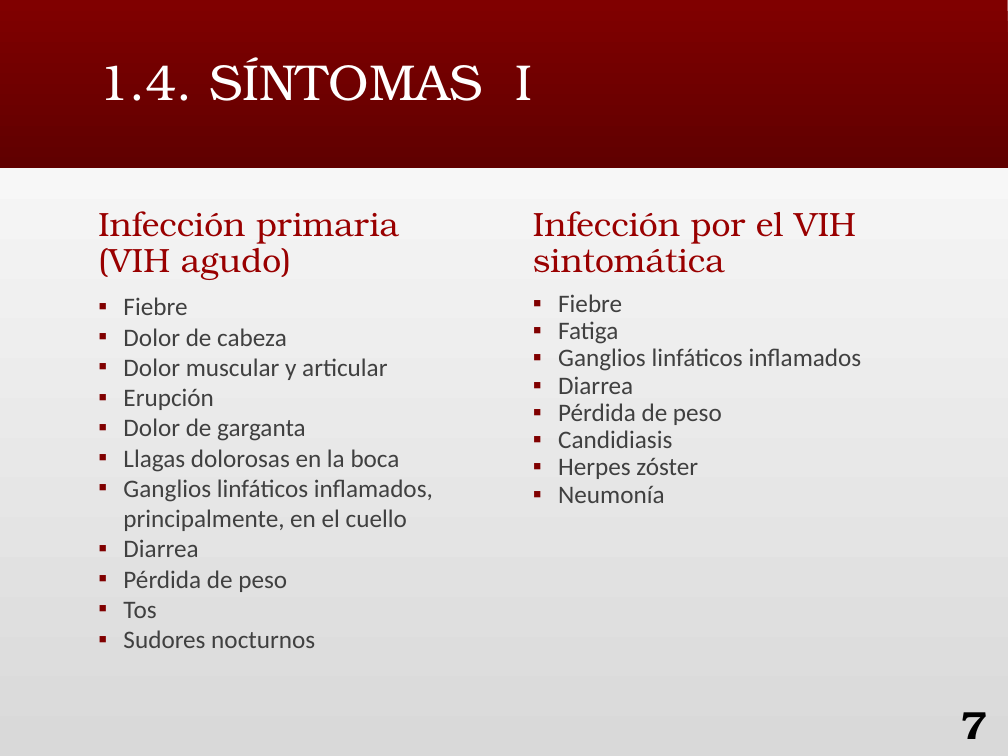
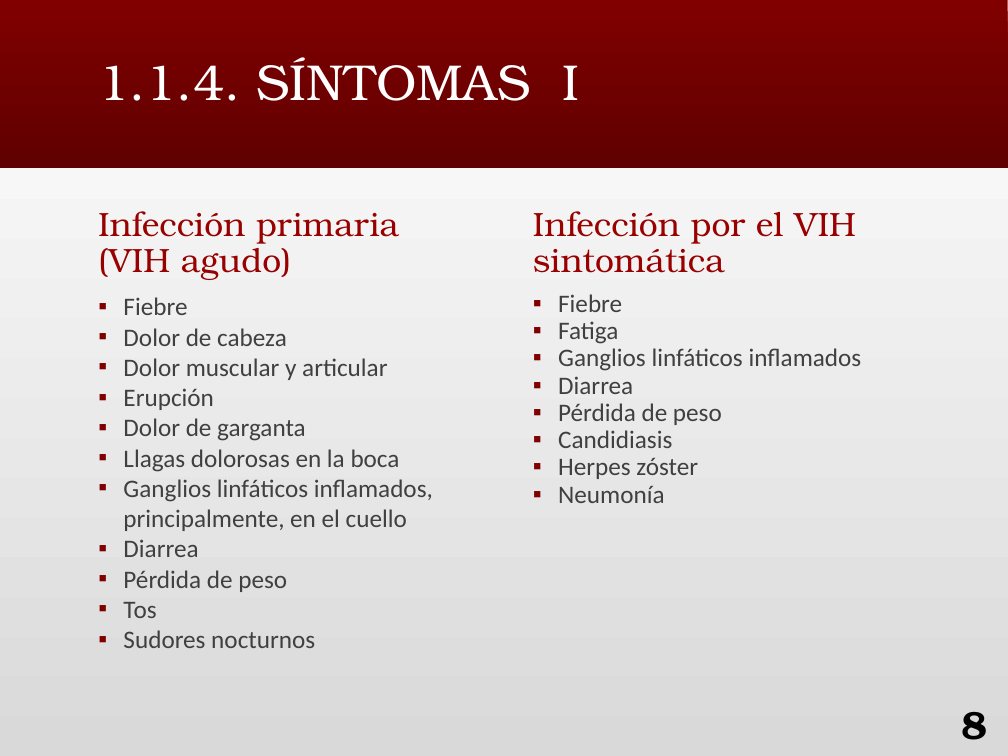
Before and after one commit to nerachan/far, a slide deck: slide 8 of 2.2 FAR/PS/Ejercicios/Trabajo/VIH.pptx (slide 7 before the commit). Drawn at 1008x756 pixels with LibreOffice and Linux fonts; fonts in the diff are those of the drawing. Boxes give left, top, right and bottom in pixels: in the first picture for what was removed or moved away, otherwise in the second. Text is boxed around its words. In the diff, an @@ line names an element or a change of style, - is before the commit and + after.

```diff
--- a/2.2 FAR/PS/Ejercicios/Trabajo/VIH.pptx
+++ b/2.2 FAR/PS/Ejercicios/Trabajo/VIH.pptx
@@ title at [98,57,580,101]: text changed @@
-1.4. SÍNTOMAS I
+1.1.4. SÍNTOMAS I
@@ page number at [961,712,987,740]: text changed @@
-7
+8
```
Also in this commit, not shown: 11 other slides changed, 3 slides added, 1 slide removed, 3 other files.
